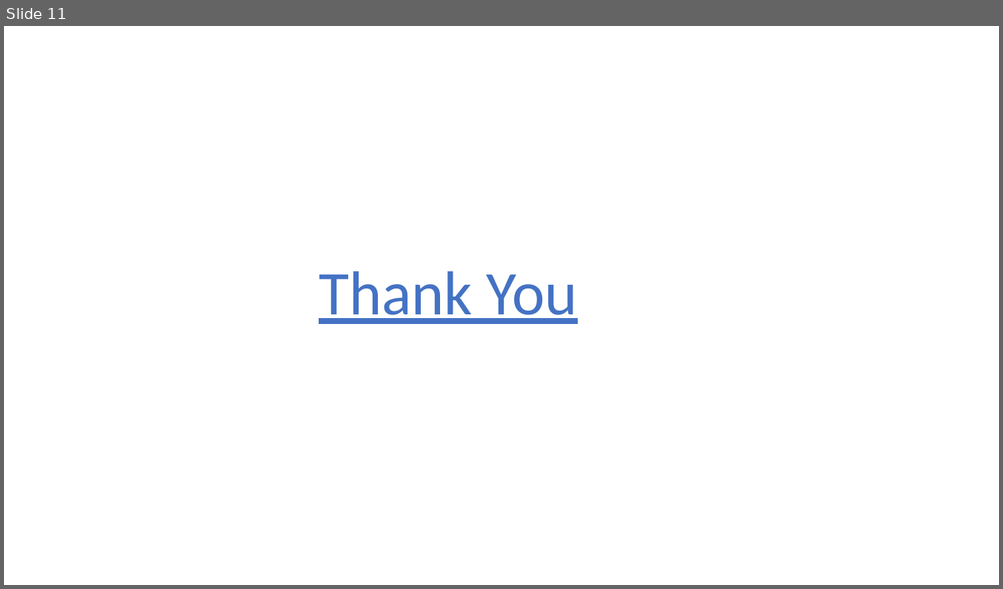
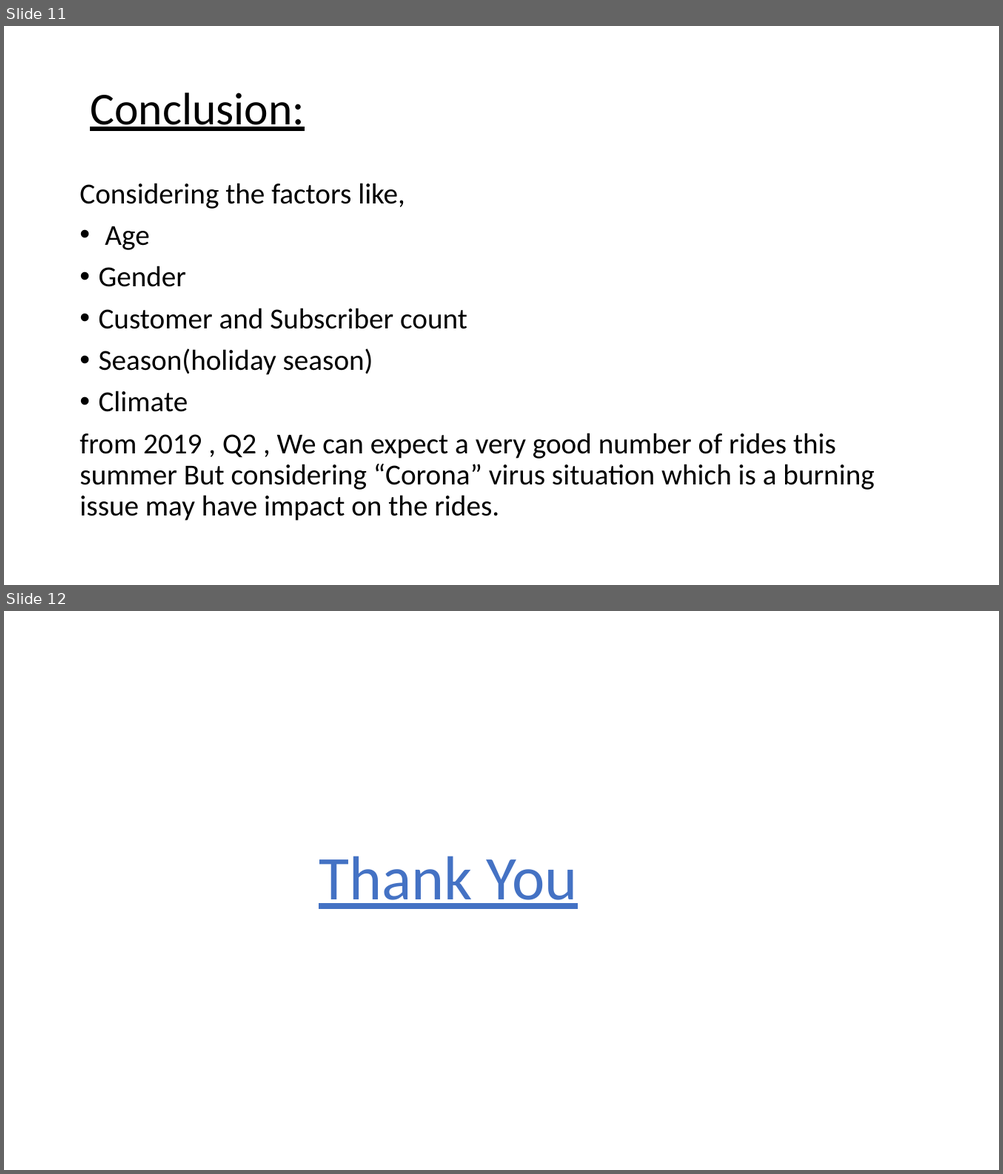
Before and after one commit to MahathiV/Tableau_Challenge, a slide deck: Presentation.pptx. Shown one above the other, each under a label of ours: slide 11 before the commit, slides 11 and 12 after it. The pictures are 1003x589 and 1003x1174 pixels, drawn with LibreOffice and Linux fonts; fonts in the diff are those of the drawing. Boxes give left, top, right and bottom in pixels: in the first picture for what was removed or moved away, otherwise in the second. Text is boxed around its words. In the diff, an @@ line names an element or a change of style, - is before the commit and + after.

```diff
--- a/Presentation.pptx
+++ b/Presentation.pptx
@@ slide 11 added at bbox=[4, 26, 999, 585], background #FFFFFF @@
@@ title added at bbox=[90, 93, 304, 131], 44 pt, text #000000, underline @@
+Conclusion:
@@ text added at bbox=[79, 183, 874, 521], 28 pt, text #000000 @@
+Considering the factors like,
+• Age
+• Gender
+• Customer and Subscriber count
+• Season(holiday season)
+• Climate
+from 2019 , Q2 , We can expect a very good number of rides this summer But considering “Corona” virus situation which is a burning issue may have impact on the rides.
@@ what was slide 11 is now slide 12 @@
```
